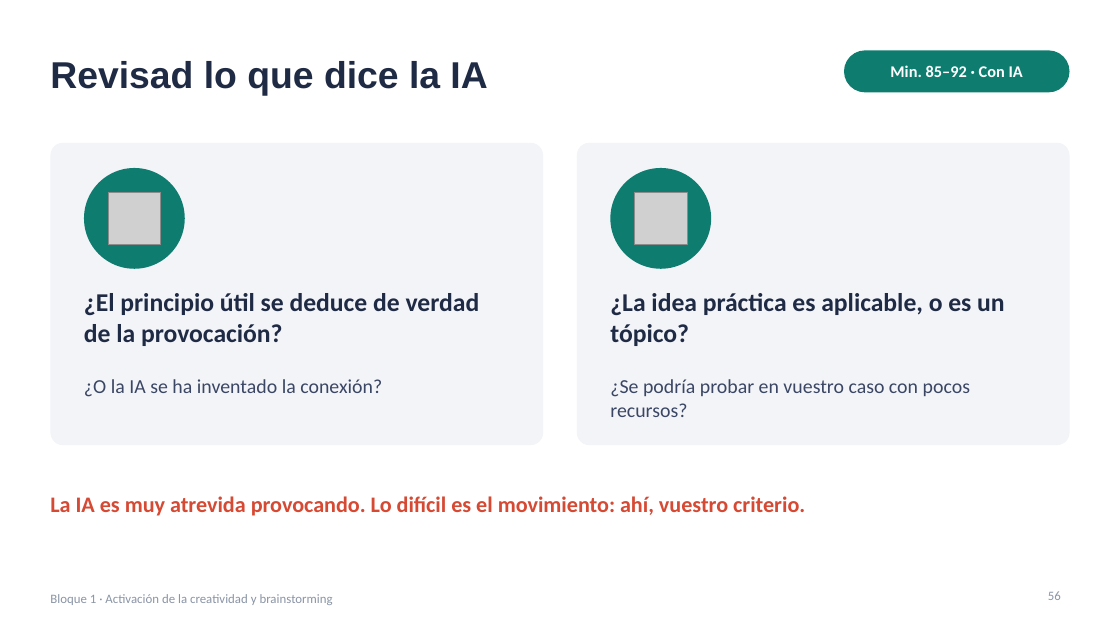
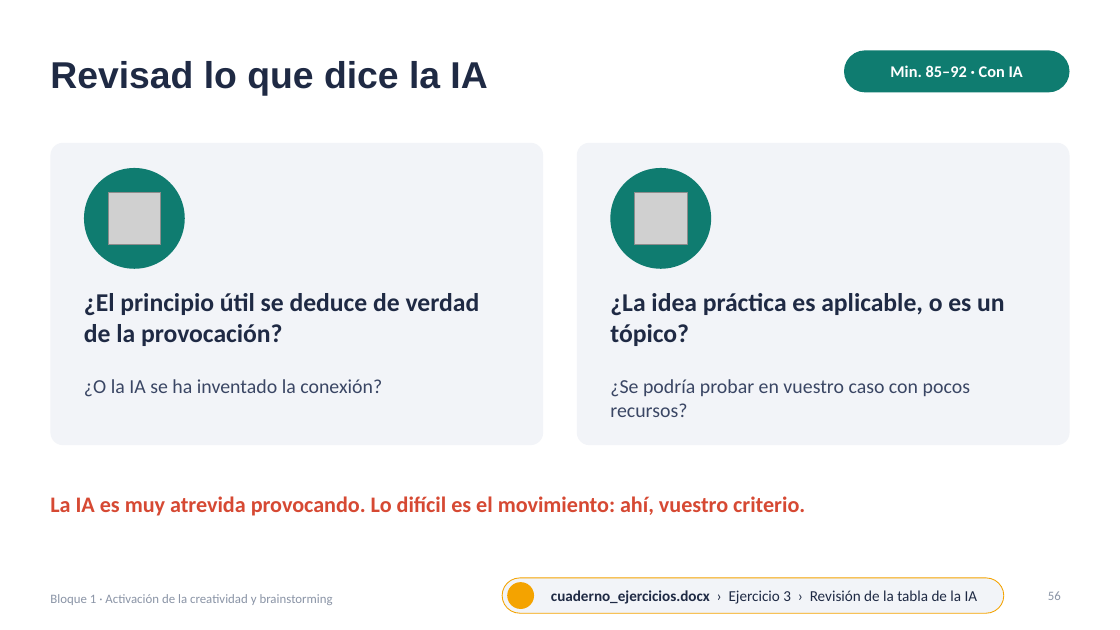
Before and after one commit to jjnieto/creatividad-ofimatica-ia, a slide deck: slide 56 of diapositivas/Curso.pptx. Drawn at 1120x630 pixels with LibreOffice and Linux fonts; fonts in the diff are those of the drawing; grey boxes stand for pictures; background and template pictures are left out. Boxes give left, top, right and bottom in pixels: in the first picture for what was removed or moved away, otherwise in the second. Text is boxed around its words. In the diff, an @@ line names an element or a change of style, - is before the commit and + after.

```diff
--- a/diapositivas/Curso.pptx
+++ b/diapositivas/Curso.pptx
@@ rounded rectangle added at (502, 578, 1004, 613), fill #F2F4F8, outline #F4A300 0.75 pt, 13 pt, text #1F2A44 @@
+cuaderno_ejercicios.docx › Ejercicio 3 › Revisión de la tabla de la IA
@@ ellipse added at (507, 582, 534, 609), fill #F4A300 @@
```
Also in this commit, not shown: 32 other slides changed, 1 other file.
